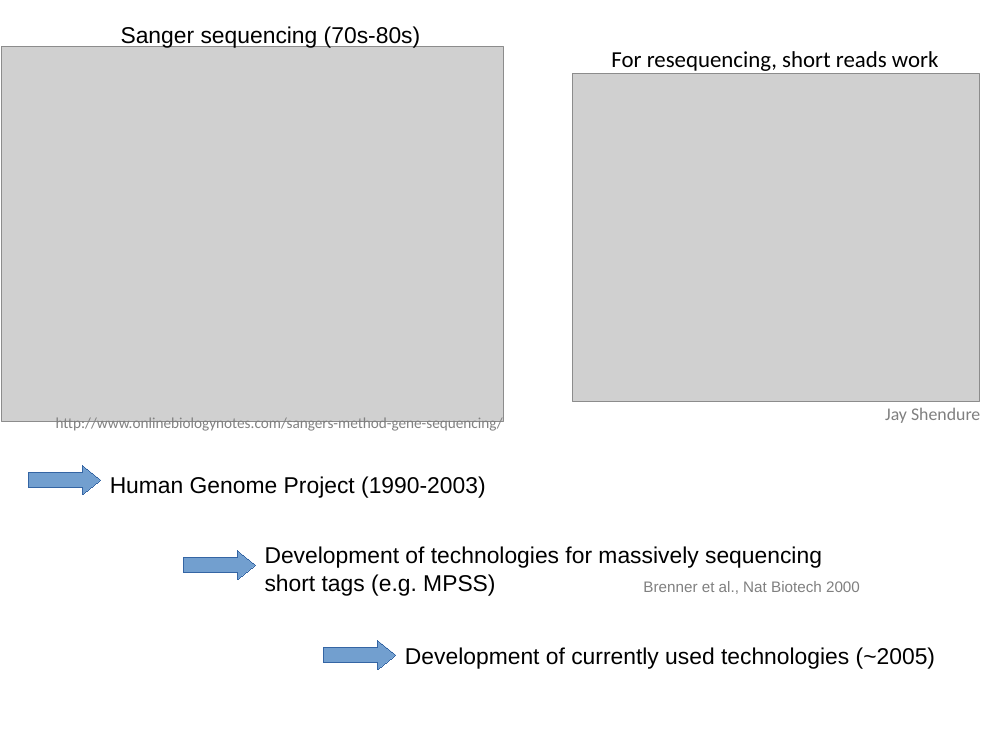
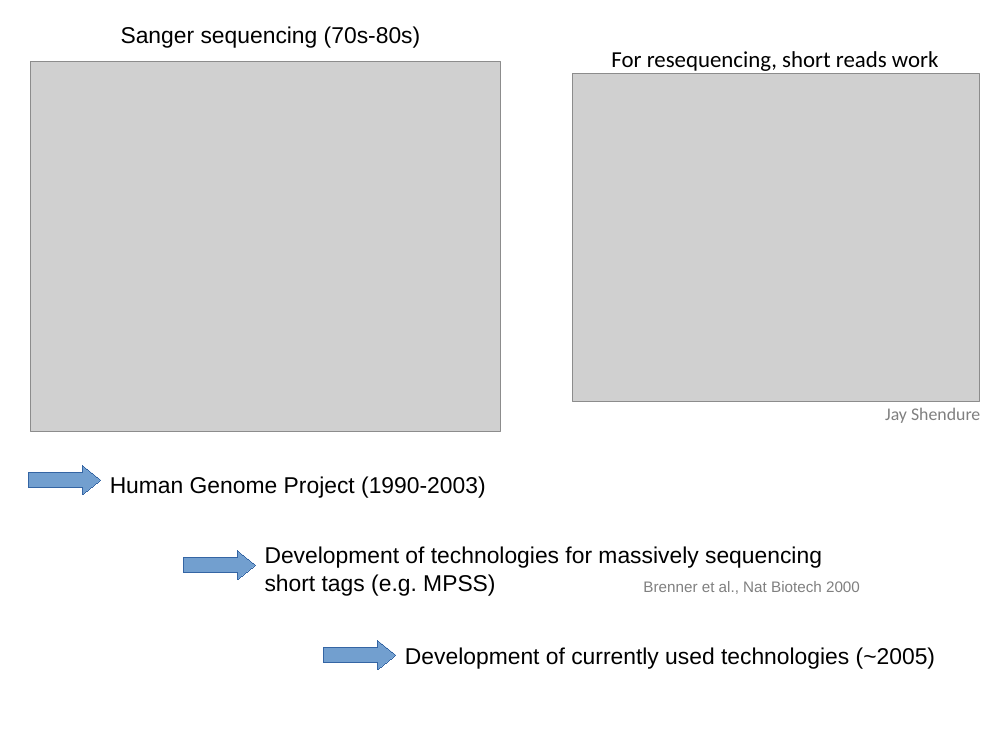
Before and after one commit to pgpmartin/BioC_For_NGS, a slide deck: slide 1 of slides/figs/Figs_BioCforNGS.odp. Drawn at 1008x756 pixels with LibreOffice and Linux fonts; fonts in the diff are those of the drawing; grey boxes stand for pictures. Boxes give left, top, right and bottom in pixels: in the first picture for what was removed or moved away, otherwise in the second. Text is boxed around its words. In the diff, an @@ line names an element or a change of style, - is before the commit and + after.

Commit message:
Finished presentation draft.

```diff
--- a/slides/figs/Figs_BioCforNGS.odp
+++ b/slides/figs/Figs_BioCforNGS.odp
@@ picture resized from (x1=2, y1=47, x2=504, y2=421) to (x1=30, y1=61, x2=500, y2=432) @@
@@ text removed at (x1=56, y1=417, x2=822, y2=568) @@
-http://www.onlinebiologynotes.com/sangers-method-gene-sequencing/
```
Also in this commit, not shown: 30 other files.
